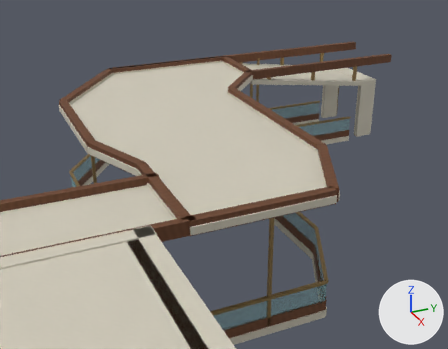
The glTF model assets/d17_connected_royalty/exports/AST-RES-006.glb, before and after one commit.
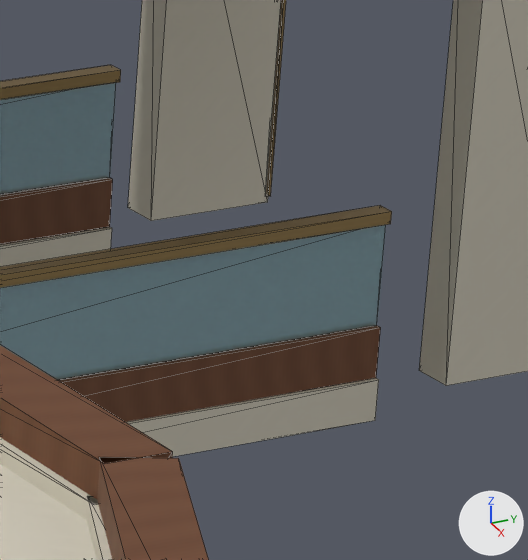
Old and new are each drawn from a camera (50 mm lens) standing at (107.37, -32.98, 114.02) and looking at (78.55, -20.01, 99.61) and again close up on the part from 68% to 82% of the width and 27% to 45% of the height. Lighting does not change. The marker at lower right points along +X, +Y and +Z. The older version's two pictures come first. The close-ups show mesh edges as thin lines. Vertices at exactly the same position are counted once.

In view in the first close-up: 'CR_Batch_approach_HouseSmokedGlass', 'CR_Batch_approach_champagne_metal', 'CR_Batch_approach_ivory_enamel', 'CR_Batch_approach_warm_walnut', 'CR_Batch_court_ivory_enamel', 'CR_Batch_court_warm_walnut'.
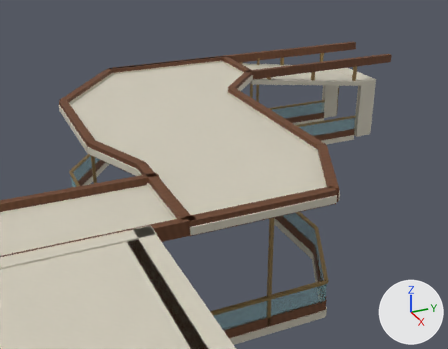
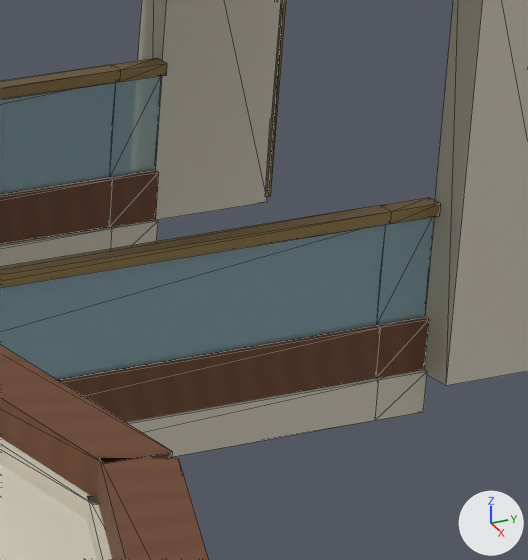
Where the change shows, as pixel boxes (x1, y1, x2, y2) in the close-ups (528 x 560 px):
'CR_Batch_approach_HouseSmokedGlass', reshaped: before (0, 83, 386, 380); after (0, 76, 435, 380)
'CR_Batch_approach_warm_walnut', reshaped: before (0, 178, 381, 422); after (0, 170, 429, 422)
'CR_Batch_approach_champagne_metal', reshaped: before (0, 0, 392, 288); after (0, 0, 441, 288)
part 1 of me_cr_portal_left, added: after (111, 220, 427, 420)
part 2 of me_cr_portalfillet_left, added: after (112, 58, 441, 224)
part 3 of me_cr_guardbase_01, added: after (110, 170, 429, 378)
part 4 of me_cr_guardglass_01, added: after (110, 76, 435, 325)

Patch to the scene script:
```diff
--- a/assets/d17_connected_royalty/exports/AST-RES-006.glb.py
+++ b/assets/d17_connected_royalty/exports/AST-RES-006.glb.py
@@ me_cr_portal_left @@
 # used by ob_cr_batch_approach_ivory_enamel; location = (0.0, 0.0, 0.0)
-me_cr_portal_left.from_pydata(...)  # 50 vertices, 84 faces; spans x 78.22..81.78, y -26.0..-12.75, z 101.76..106.1
+me_cr_portal_left.from_pydata(...)  # 58 vertices, 108 faces; spans x 78.22..81.78, y -26.0..-12.75, z 101.76..106.1
+# me_cr_portal_left part 1
+# 8 new vertices lie (0.0, 0.35, 0.0) away from vertices in x 78.42..81.58, y -14.0, z 101.76..102.03
+# 24 new faces join them
 me_cr_portal_left.materials.append(mat_ivory_enamel)
@@ me_cr_portalfillet_left @@
 # used by ob_cr_batch_approach_champagne_metal; location = (0.0, 0.0, 0.0)
-me_cr_portalfillet_left.from_pydata(...)  # 120 vertices, 180 faces; spans x 78.36..81.64, y -26.0..-12.73, z 101.76..105.98
+me_cr_portalfillet_left.from_pydata(...)  # 128 vertices, 204 faces; spans x 78.36..81.64, y -26.0..-12.73, z 101.76..105.98
+# me_cr_portalfillet_left part 2
+# 8 new vertices lie (0.0, 0.35, 0.0) away from vertices in x 78.44..81.56, y -14.0, z 103.01..103.09
+# 24 new faces join them
 me_cr_portalfillet_left.materials.append(mat_champagne_metal)
@@ me_cr_guardbase_01 @@
 # used by ob_cr_batch_approach_warm_walnut; location = (0.0, 0.0, 0.0)
-me_cr_guardbase_01.from_pydata(...)  # 48 vertices, 72 faces; spans x 78.3..83.73, y -26.0..-11.85, z 102.03..106.26
+me_cr_guardbase_01.from_pydata(...)  # 56 vertices, 96 faces; spans x 78.3..83.73, y -26.0..-11.85, z 102.03..106.26
+# me_cr_guardbase_01 part 3
+# 8 new vertices lie (0.0, 0.35, 0.0) away from vertices in x 78.45..81.55, y -14.0, z 102.03..102.35
+# 24 new faces join them
 me_cr_guardbase_01.materials.append(mat_warm_walnut)
@@ me_cr_guardglass_01 @@
 # used by ob_cr_batch_approach_housesmokedglass; location = (0.0, 0.0, 0.0)
-me_cr_guardglass_01.from_pydata(...)  # 16 vertices, 24 faces; spans x 78.49..81.51, y -26.0..-14.0, z 102.35..103.01
+me_cr_guardglass_01.from_pydata(...)  # 24 vertices, 48 faces; spans x 78.49..81.51, y -26.0..-13.65, z 102.35..103.01
+# me_cr_guardglass_01 part 4
+# 8 new vertices lie (0.0, 0.35, 0.0) away from vertices in x 78.49..81.51, y -14.0, z 102.35..103.01
+# 24 new faces join them
 me_cr_guardglass_01.materials.append(mat_housesmokedglass)
```
